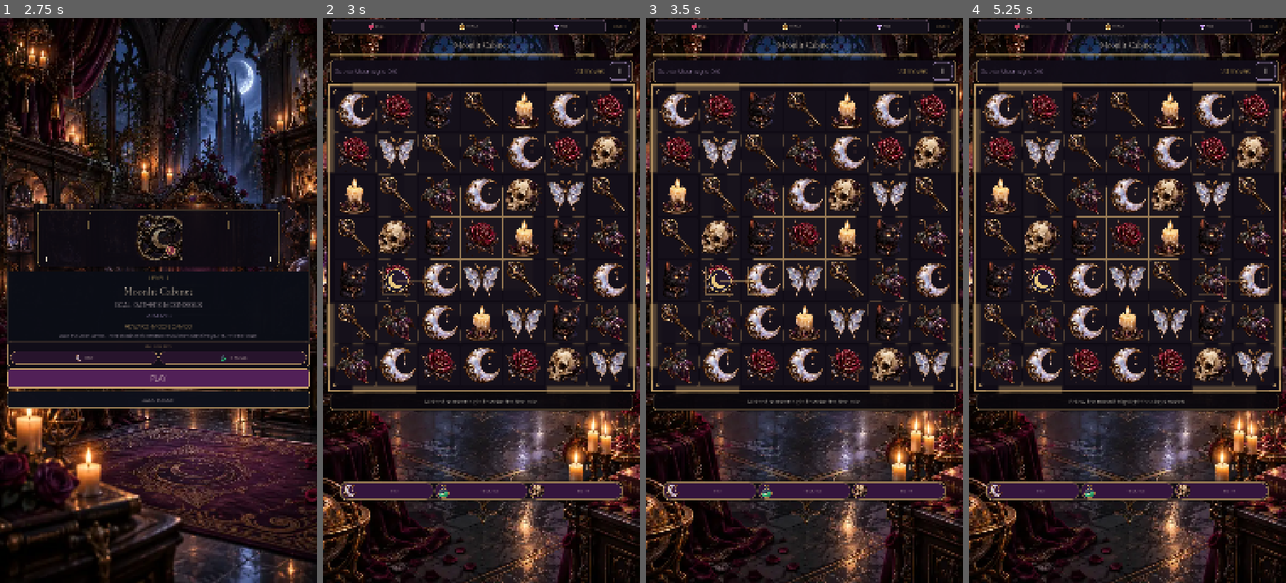
Above: before the commit, frames 1-4 (left to right).
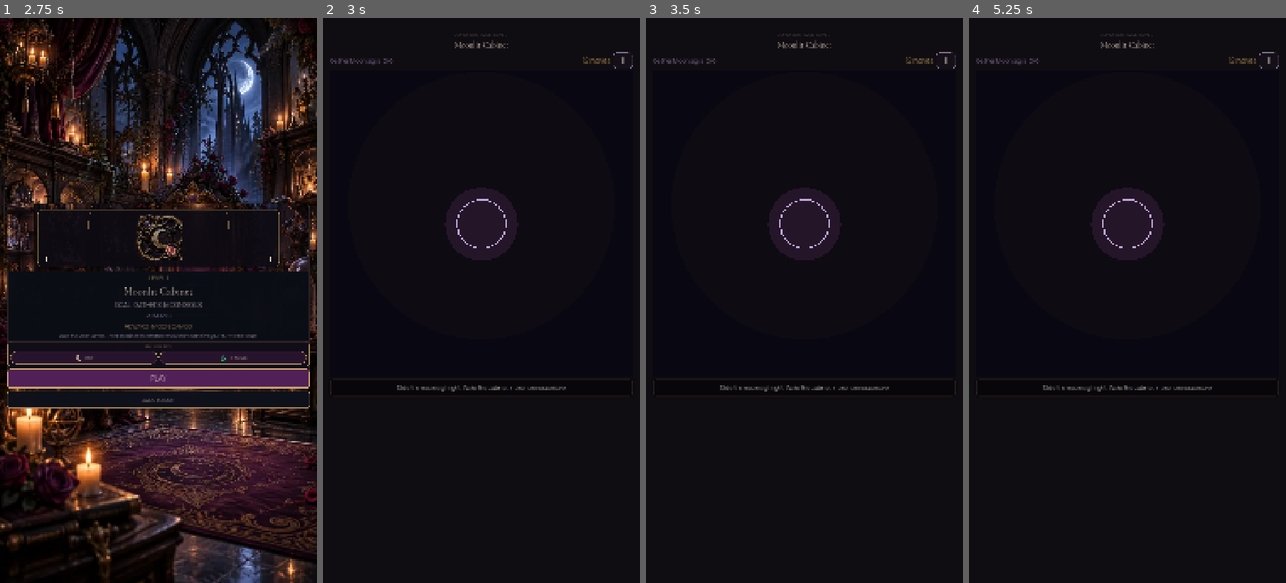
Above: after the commit, the same moments.

Repository: Jay-prodesign/akilta-match3
Game: Godot game, scene res://src/app/app_bootstrap.tscn
Same seed, same stepped clock (60 frames per second), same inputs: the game is played once before the commit and once after it.
Inputs (mouse positions are in pixels of both pictures, inside the frame that each line leads up to):
- Up to frame 1 (2.75 s): click "ENTER THE HOUSE" at 0.5 s; click "PLAY LEVEL 1" at 1.25 s; click "1" at 2 s
- Up to frame 2 (3 s): click "PLAY" at 2.75 s
- Up to frame 3 (3.5 s): no input
- Up to frame 4 (5.25 s): click "Ⅱ" at 3.5 s; click (1127, 311) at 4.25 s, where only the run before the commit has a clickable "RESTART LEVEL"; click (1032, 492) at 5 s, where only the run before the commit has a clickable "HINT"

Frame 1 is identical in both runs. In frame 2, 40% of the frame differs, in the area x 0-100%, y 0-100%; in frame 3, 40%; in frame 4, 40%.
Error after the commit: Parse Error: Variable "_idle_hint_seconds" has the same name as a previously declared variable. (res://src/ui/gameplay/gameplay_screen.gd:49)

Commit message:
Gameplay: idle legal-move hint with pause and interaction reset

Diff:
--- a/src/ui/gameplay/gameplay_screen.gd
+++ b/src/ui/gameplay/gameplay_screen.gd
@@ -44,6 +44,8 @@
 var _pending_hud_refresh: bool = false
 var haptics = HapticsController.new()
 var _potion_used_for_attempt := false
+var _idle_hint_seconds := 0.0
+const AUTO_HINT_DELAY := 9.0
 var _idle_hint_seconds: float = 0.0
 const AUTO_HINT_DELAY_SECONDS := 9.0
 var _level_badge_label: Label
@@ -124,6 +126,21 @@
 	result_overlay.visible = false
 	if FileAccess.file_exists(default_level_path):
 		load_level_path(default_level_path, default_seed)
+
+func _process(delta: float) -> void:
+	if board_state == null or result_overlay.visible or pause_overlay.visible:
+		_idle_hint_seconds = 0.0
+		return
+	if board_view.has_method("is_motion_active") and bool(board_view.is_motion_active()):
+		return
+	_idle_hint_seconds += delta
+	if _idle_hint_seconds < AUTO_HINT_DELAY:
+		return
+	_idle_hint_seconds = 0.0
+	var move: Dictionary = MoveFinder.first_legal_move(board_state)
+	if not move.is_empty() and board_view.has_method("set_teaching_move"):
+		board_view.set_teaching_move(move["from"], move["to"])
+		hint_label.text = "A moonlit sigil reveals a possible match."
 
 func set_player_resources(lives: int, coins: int, gems: int) -> void:
 	_player_lives = clampi(lives, 0, 5)
@@ -240,6 +257,7 @@
 
 func show_pause() -> bool:
 	_idle_hint_seconds = 0.0
+	_idle_hint_seconds = 0.0
 	if board_state == null or result_overlay.visible or pause_overlay.visible:
 		return false
 	if board_view.has_method("is_motion_active") and bool(board_view.is_motion_active()):
@@ -270,6 +288,7 @@
 	level_exit_requested.emit()
 
 func attempt_swap(from: Vector2i, to: Vector2i):
+	_idle_hint_seconds = 0.0
 	_idle_hint_seconds = 0.0
 	if board_state == null or result_overlay.visible or pause_overlay.visible:
 		return null
@@ -847,6 +866,7 @@
 	feedback_requested.emit("special")
 
 func _use_hint_boost() -> void:
+	_idle_hint_seconds = 0.0
 	if board_state == null or result_overlay.visible or pause_overlay.visible:
 		return
 	var move: Dictionary = MoveFinder.first_legal_move(board_state)
